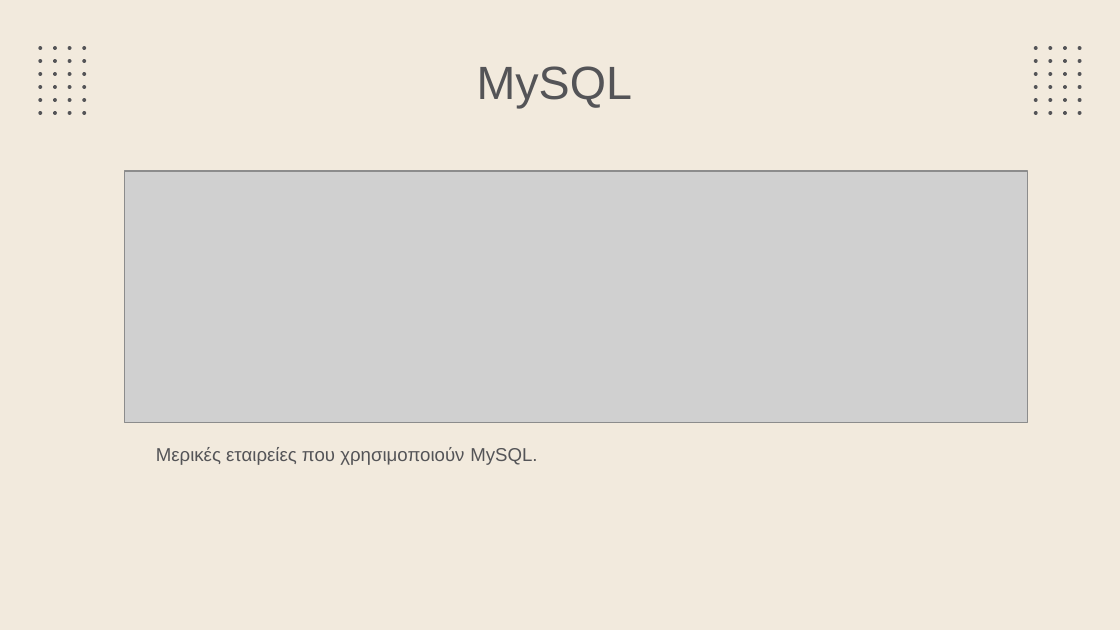
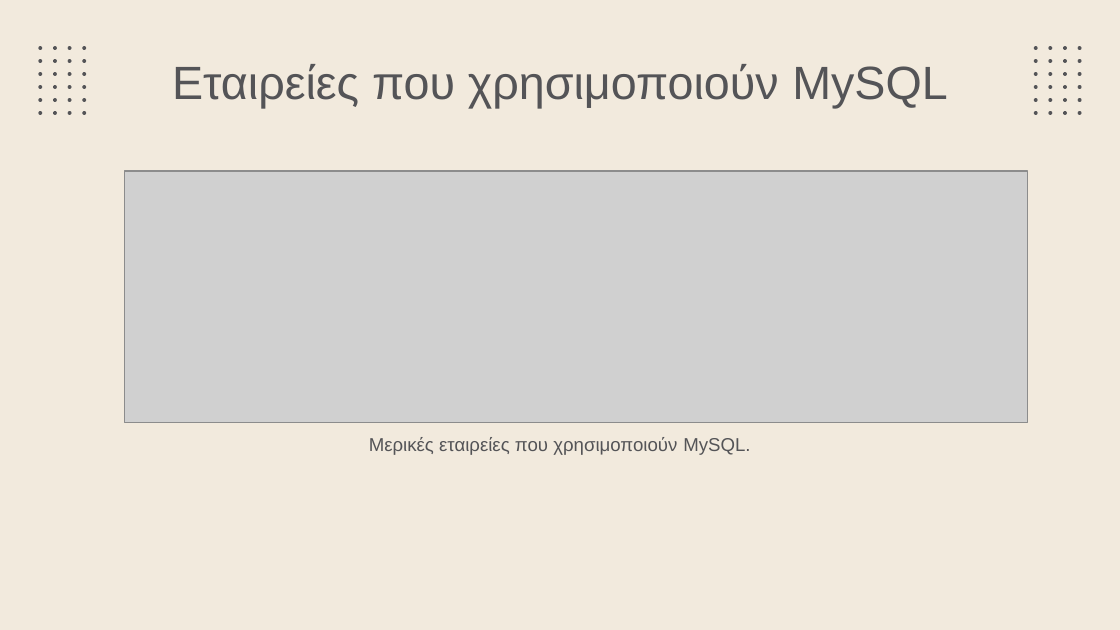
Before and after one commit to Button99/Rental-Accommodation, a slide deck: slide 15 of Thesis PowerPoint.pptx. Drawn at 1120x630 pixels with LibreOffice and Linux fonts; fonts in the diff are those of the drawing; grey boxes stand for pictures. Boxes give left, top, right and bottom in pixels: in the first picture for what was removed or moved away, otherwise in the second. Text is boxed around its words. In the diff, an @@ line names an element or a change of style, - is before the commit and + after.

```diff
--- a/Thesis PowerPoint.pptx
+++ b/Thesis PowerPoint.pptx
@@ title at bbox=[172, 64, 947, 108]: text changed @@
-MySQL
+Εταιρείες που χρησιμοποιούν MySQL
@@ text "Μερικές εταιρείες που χρησιμοποιούν MySQL.": place and size @@
-text "Μερικές εταιρείες που χρησιμοποιούν MySQL." at bbox=[156, 447, 537, 465]
+text "Μερικές εταιρείες που χρησιμοποιούν MySQL." at bbox=[369, 437, 750, 455]
```
Also in this commit, not shown: 2 other slides changed, 3 slides removed.
